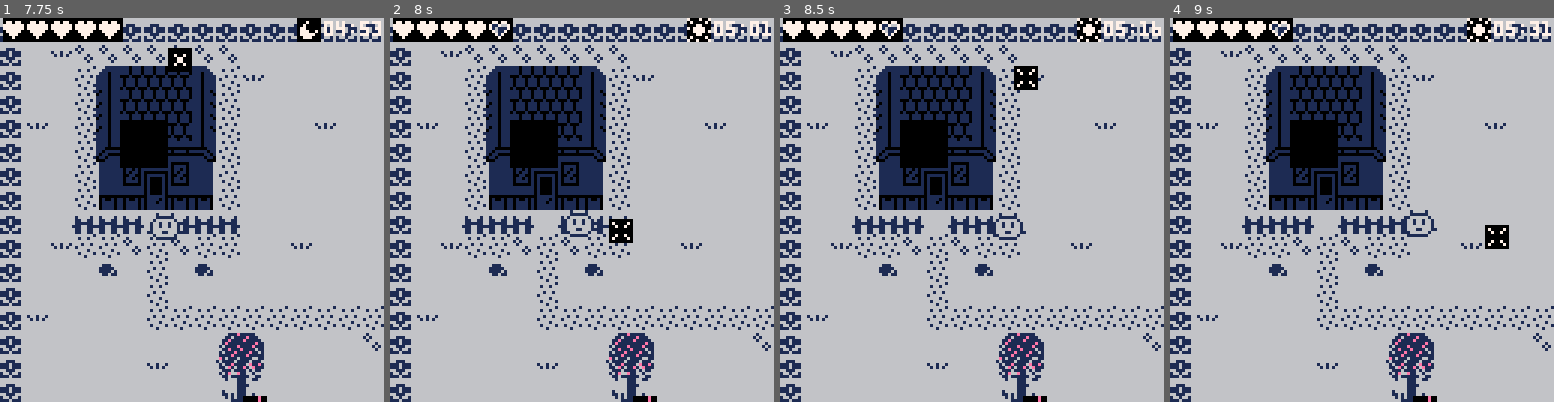
Above: before the commit, frames 1-4 (left to right).
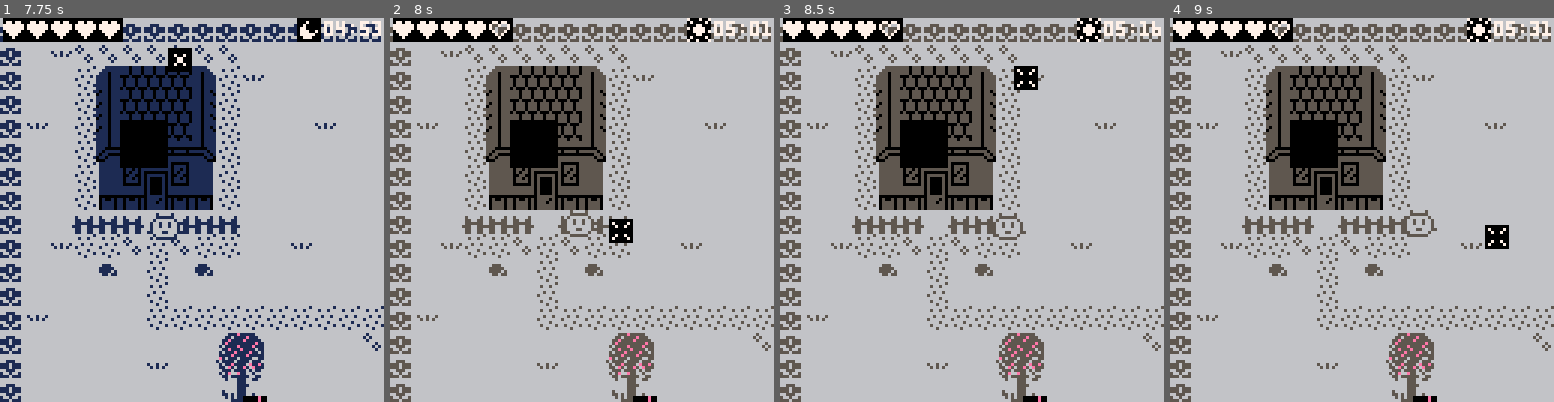
Above: after the commit, the same moments.

Repository: Lyatus/ld43
Game: PICO-8 cartridge ld43.p8
Same seed, same stepped clock (60 frames per second), same inputs: the game is played once before the commit and once after it.
Inputs (mouse positions are in pixels of both pictures, inside the frame that each line leads up to):
- Up to frame 1 (7.75 s): click (280, 121) at 0.67 s; tap O (Z key) at 0.7, 1.7, 2.1, 2.5, 2.9, 3.3, 3.7, 4.1, 4.5, 4.9, 5.3, 5.7, 6.1, 6.5, 6.9, 7.3, 7.7 s; click (46, 267) at 1.22 s; hold Right 1.6-2.1 s; click (107, 114) at 1.77 s; hold Up 2.15-2.42 s; click (172, 259) at 2.32 s; hold Right 2.47-3.03 s; click (234, 106) at 2.87 s; hold Left 3.08-3.58 s; click (295, 256) at 3.42 s; hold Down 3.63-3.97 s; click (61, 102) at 3.97 s; hold Right 4.02-4.68 s; click (122, 248) at 4.52 s; hold Up 4.73-5.03 s; click (184, 94) at 5.07 s; hold Left 5.08-5.68 s; click (249, 244) at 5.62 s; hold Down 5.73-6.03 s; hold Right 6.08-6.58 s; click (311, 90) at 6.17 s; hold Right 6.63-7.13 s; click (76, 236) at 6.72 s; hold Up 7.18-7.45 s; click (138, 83) at 7.27 s; hold Right from 7.5 s (still down)
- Up to frame 2 (8 s): keep holding Right; click (589, 229) at 7.82 s
- Up to frame 3 (8.5 s): release Right at 8.07 s; tap O (Z key) at 8.1 s; hold Left from 8.12 s (still down); click (1044, 79) at 8.37 s
- Up to frame 4 (9 s): tap O (Z key) at 8.5, 8.9 s; release Left at 8.62 s; hold Down from 8.67 s (still down); click (1496, 225) at 8.92 s

Frame 1 is identical in both runs. In frame 2, 16% of the frame differs, in the area x 0-100%, y 1-100%; in frame 3, 16%; in frame 4, 16%.

Commit message:
Make sure to cancel pal during the day

Diff:
--- a/ld43.p8
+++ b/ld43.p8
@@ -293,6 +293,8 @@
 		pal(5,1,1)
 	--	pal(0,6,1)
 	--	pal(6,0,1)
+	else
+		pal(5,5,1)
 	end
 end
 function cyc_minute() return cyc_frame end
